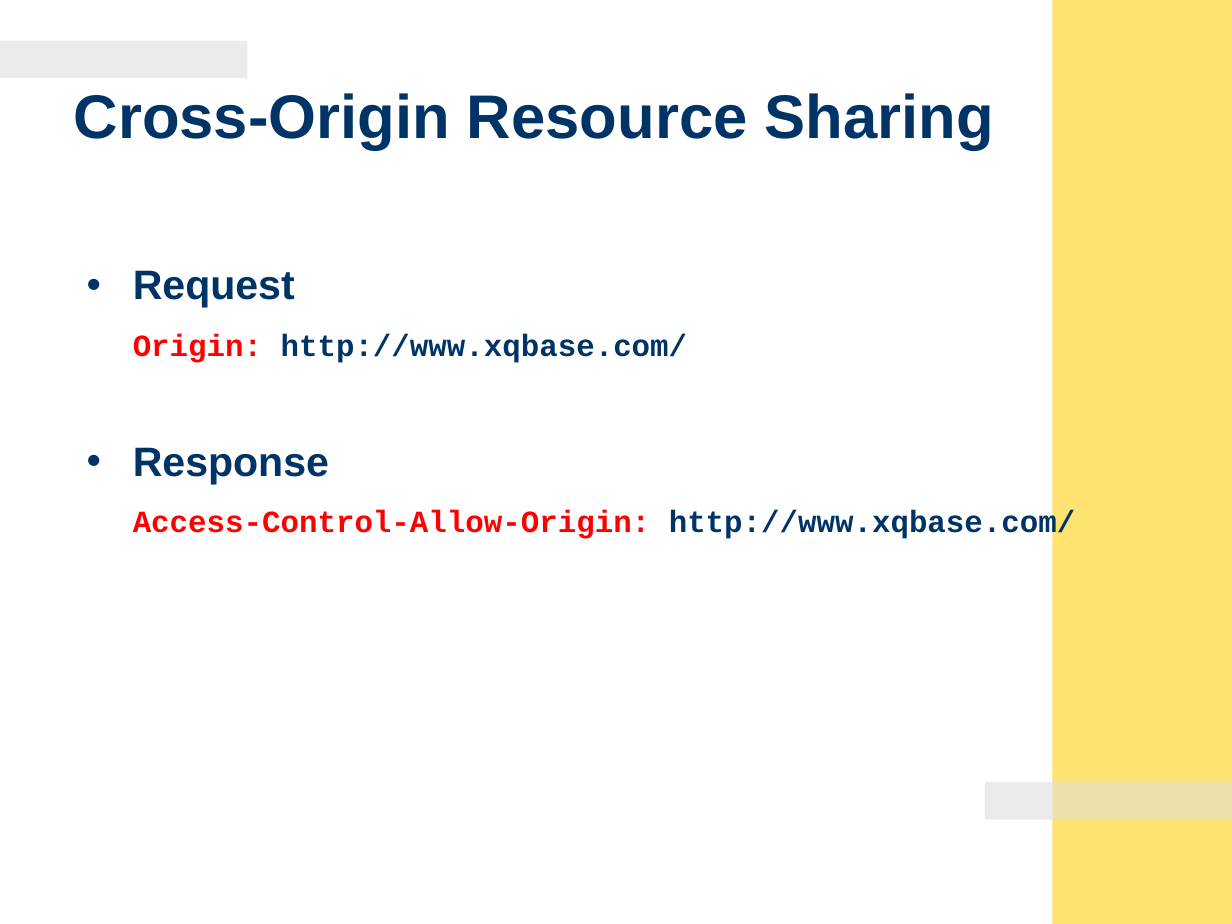
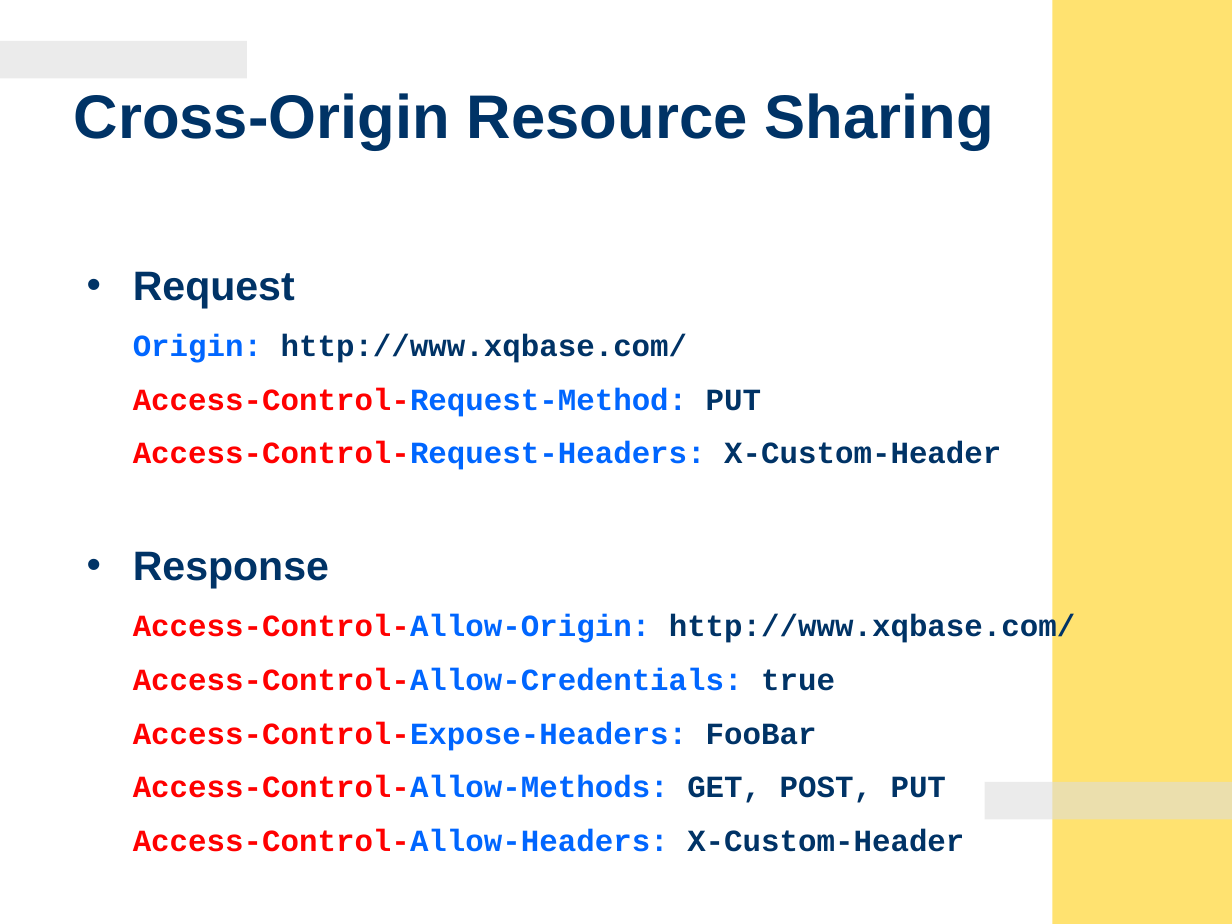
Before and after one commit to auntyellow/js, a slide deck: slide 22 of JavaScript - Object-Oriented Programming & Remote Scripting.ppt. Drawn at 1232x924 pixels with LibreOffice and Linux fonts; fonts in the diff are those of the drawing; background and template pictures are left out. Boxes give left, top, right and bottom in pixels: in the first picture for what was removed or moved away, otherwise in the second. Text is boxed around its words. In the diff, an @@ line names an element or a change of style, - is before the commit and + after.

Commit message:
update ppt

```diff
--- a/JavaScript - Object-Oriented Programming & Remote Scripting.ppt
+++ b/JavaScript - Object-Oriented Programming & Remote Scripting.ppt
@@ text at box(133, 334, 1076, 645): text colour #FF0000 to #0066FF in "Origin:", "Access-Control-Allow-Origin:" @@
@@ text at box(133, 387, 1001, 470): paragraphs added @@
+Access-Control-Request-Method: PUT
+Access-Control-Request-Headers: X-Custom-Header
@@ text at box(133, 668, 964, 852): paragraphs added @@
+Access-Control-Allow-Credentials: true
+Access-Control-Expose-Headers: FooBar
+Access-Control-Allow-Methods: GET, POST, PUT
+Access-Control-Allow-Headers: X-Custom-Header
```
Also in this commit, not shown: 14 other slides changed, 2 slides added, 4 slides removed, 5 other files.
